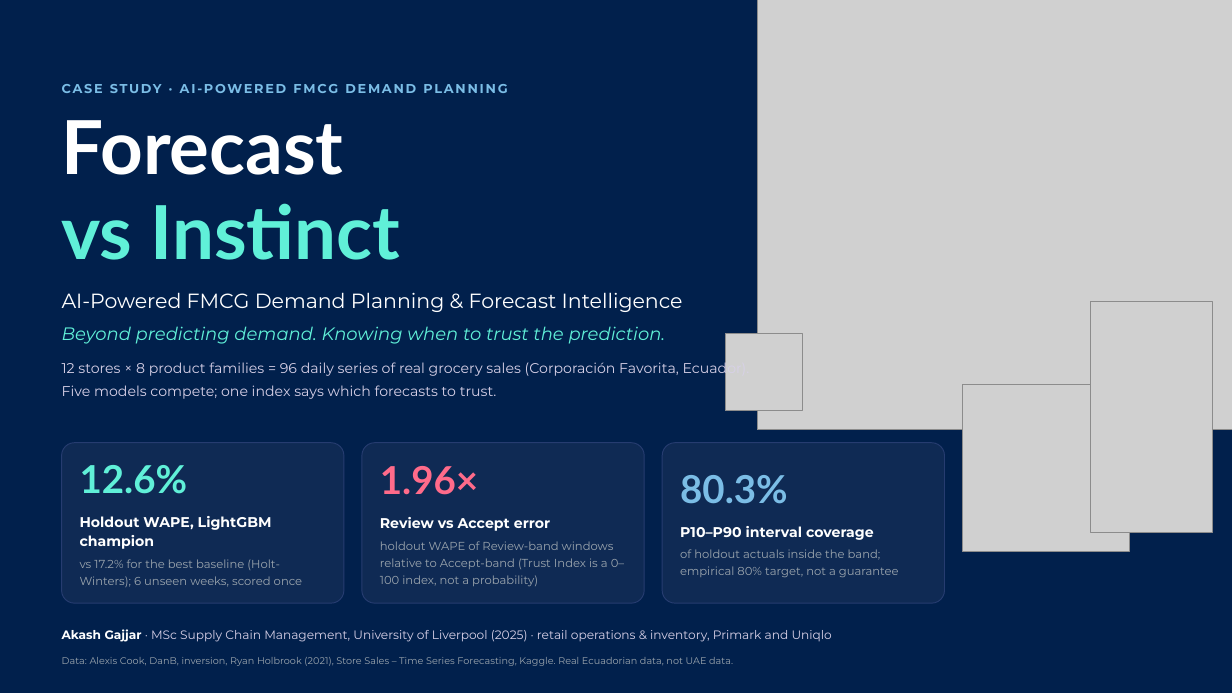
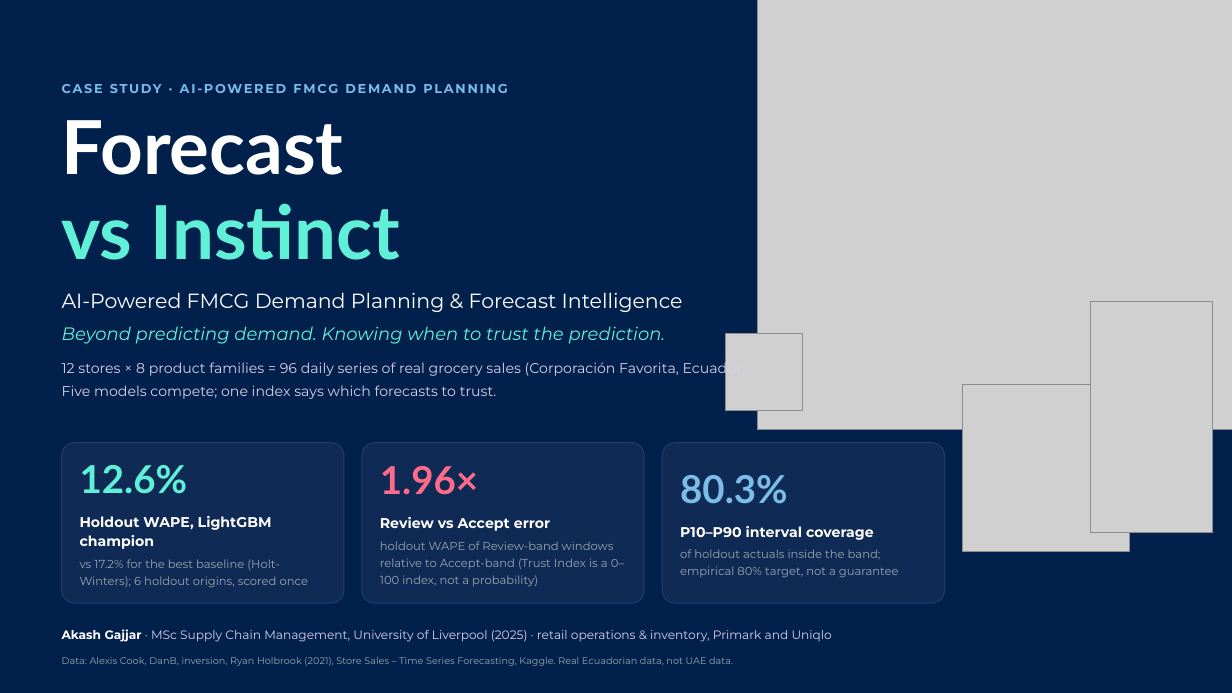
Before and after one commit to akashgajjar07-hue/forecast-vs-instinct, a slide deck: slide 1 of presentations/case_study_deck.pptx. Drawn at 1232x693 pixels with LibreOffice and Linux fonts; fonts in the diff are those of the drawing; grey boxes stand for pictures; background and template pictures are left out. Boxes give left, top, right and bottom in pixels: in the first picture for what was removed or moved away, otherwise in the second. Text is boxed around its words. In the diff, an @@ line names an element or a change of style, - is before the commit and + after.

```diff
--- a/presentations/case_study_deck.pptx
+++ b/presentations/case_study_deck.pptx
@@ text at (80, 559, 308, 587): text changed @@
-vs 17.2% for the best baseline (Holt-Winters); 6 unseen weeks, scored once
+vs 17.2% for the best baseline (Holt-Winters); 6 holdout origins, scored once
```
Also in this commit, not shown: 2 other slides changed, 50 other files.
